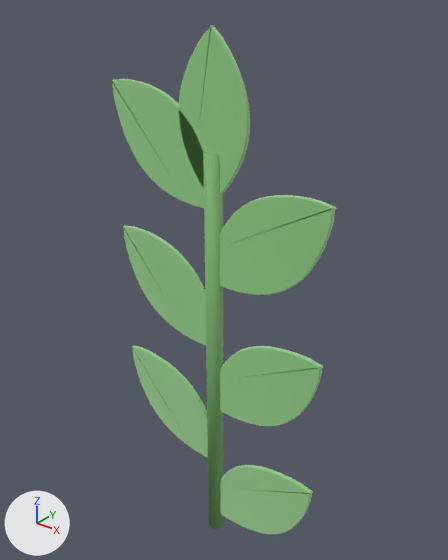
The glTF model public/shop-models/herb.glb, before and after one commit.
Camera for both pictures: a 50 mm camera at (1.145, -1.381, 1.038) aimed at (-0.014, 0.067, 0.14). Arrows for +X, +Y and +Z are at lower left; the lights stay in place. The picture after the commit comes second. Where no turn or scale is listed for an object, it has been applied to the vertices.

The first picture shows 'Cylinder', 'poly', 'poly.001', 'poly.002', 'poly.003', 'poly.004', 'poly.005', 'poly.006'.
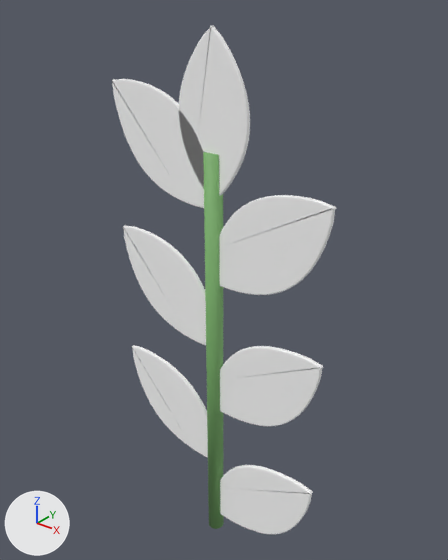
Location of each change, (x1, y1, x2, y2) in pixels of the pictures (448 x 560 px):
'poly.004', recoloured (green to white): (219, 195, 336, 295) in both
'poly.006', recoloured (green to white): (179, 25, 250, 196) in both
'poly.005', recoloured (green to white): (112, 79, 204, 208) in both
'poly.002', recoloured (green to white): (220, 346, 323, 426) in both
'poly.003', recoloured (green to white): (123, 225, 206, 345) in both
'poly', recoloured (green to white): (220, 465, 313, 534) in both
'poly.001', recoloured (green to white): (132, 345, 208, 458) in both

The change in detail:
Material 'herb' (mat_herb) changes colour from green #89ce7c to white #ffffff; in linear values from (0.25, 0.62, 0.2) to (1.0, 1.0, 1.0).
